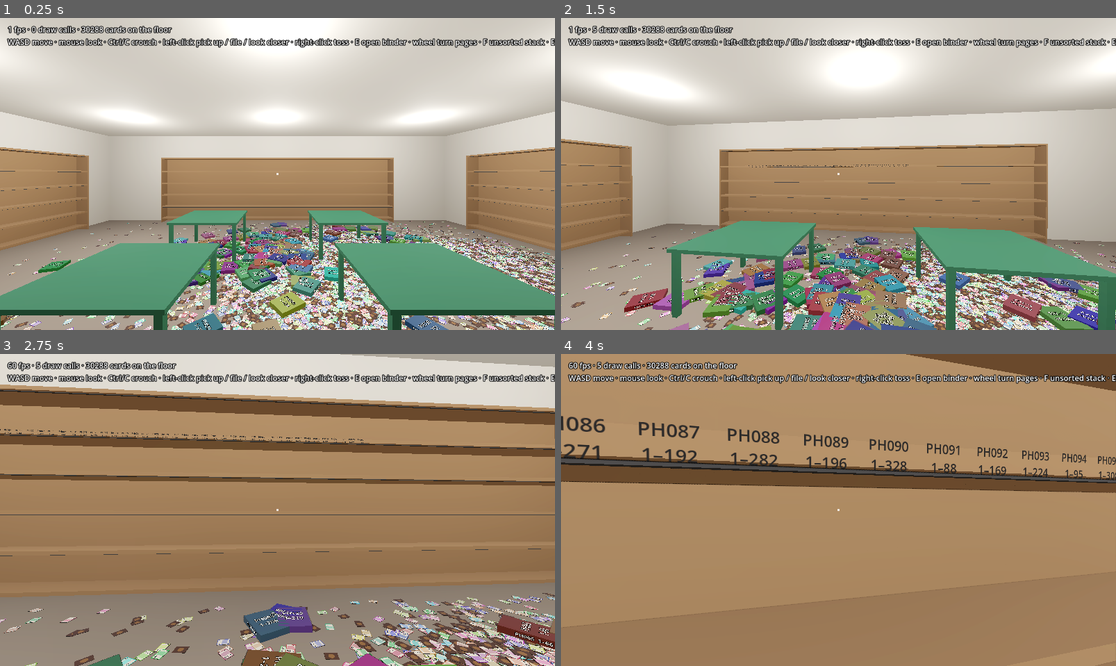
Above: before the commit, frames 1-4 (two rows, left to right).
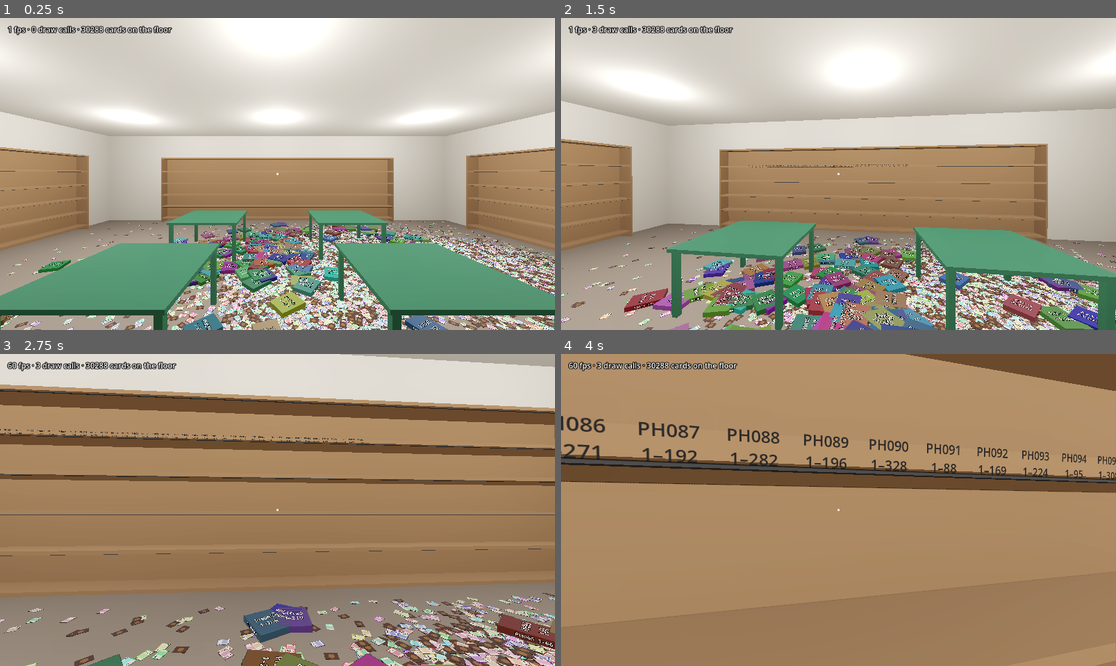
Above: after the commit, the same moments.

Repository: brian-kujawski/cracknstack
Game: Godot game, scene res://scenes/main.tscn
Two runs of this game, one before a commit and one after it. Both use one fixed random seed, a clock stepped at 60 frames per second and the inputs below.
Inputs (mouse positions are in pixels of both pictures, inside the frame that each line leads up to):
- Up to frame 1 (0.25 s): no input
- Up to frame 2 (1.5 s): tap Enter at 0.5 s; move the mouse to (866, 174) at 0.52 s; hold Ctrl (crouch) 0.53-1.28 s; hold W (move_forward) from 0.53 s (still down); click (866, 174) at 0.67 s; right-click (866, 174) at 0.8 s; move the mouse to (810, 174) at 1.27 s; right-click (810, 174) at 1.35 s; click (810, 174) at 1.42 s
- Up to frame 3 (2.75 s): keep holding W (move_forward); tap Ctrl (crouch) at 1.55 s; move the mouse to (288, 503) at 2.02 s; hold Ctrl (crouch) from 2.03 s (still down); click (288, 503) at 2.17 s; right-click (288, 503) at 2.3 s
- Up to frame 4 (4 s): keep holding W (move_forward); move the mouse to (832, 516) at 2.77 s; release Ctrl (crouch) at 2.78 s; tap Mouse wheel down (flip_next) at 2.85 s; click (832, 516) at 2.92 s; tap Ctrl (crouch) at 3.05 s; move the mouse to (877, 513) at 3.52 s; hold Mouse wheel up (flip_previous) from 3.53 s (still down); click (877, 513) at 3.67 s; right-click (877, 513) at 3.8 s

The runs differ from the first frame. In frame 1, 1.7% of the frame differs, in the area x 1-100%, y 6-10%; in frame 2, 1.6%; in frame 3, 1.6%; in frame 4, 1.8%, in the area x 1-100%, y 2-10%.

Commit message:
Drop the controls line from the HUD; rely on context tips
The one-line control list ran off the screen. The top-left now shows only
fps, draw calls and cards left. Context tips cover the gaps: 'click: pick up'
over a floor card, and 'click: look closer · right-click: toss' while
holding a card with nothing else under the crosshair.

Co-Authored-By: Claude Opus 5.5 (1M context) <noreply@anthropic.com>
Claude-Session: https://claude.ai/code/session_01XriCK6nwsqt65rJRbfvyZg

Diff:
--- a/scripts/main.gd
+++ b/scripts/main.gd
@@ -34,7 +34,7 @@
 
 
 func _update_stats() -> void:
-	_status.text = "%d fps · %d draw calls · %d cards on the floor\nWASD move · mouse look · Ctrl/C crouch · left-click pick up / file / look closer · right-click toss · E open binder · wheel turn pages · F unsorted stack · Esc frees mouse" % [
+	_status.text = "%d fps · %d draw calls · %d cards on the floor" % [
 		Engine.get_frames_per_second(),
 		RenderingServer.get_rendering_info(RenderingServer.RENDERING_INFO_TOTAL_DRAW_CALLS_IN_FRAME),
 		_pile.card_count_on_floor()]
--- a/scripts/player/hands.gd
+++ b/scripts/player/hands.gd
@@ -315,6 +315,10 @@
 				text = "click: set the binder down"
 			elif held_card_id >= 0:
 				text = "F: start an unsorted stack here"
+			elif _aim == Aim.FLOOR and pile.top_card_at(_aim_point) >= 0:
+				text = "click: pick up"
+	if text.is_empty() and held_card_id >= 0:
+		text = "click: look closer · right-click: toss"
 	if text != _hint:
 		_hint = text
 		hint_changed.emit(text)
